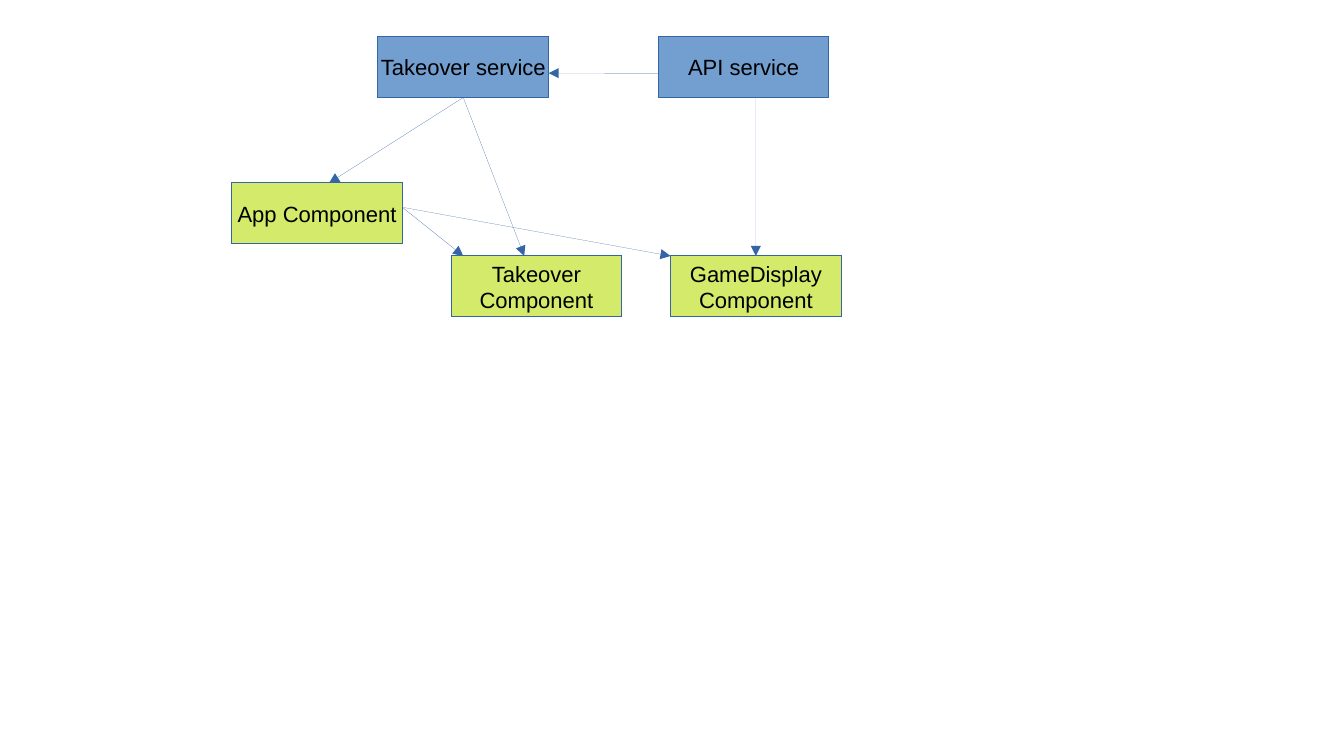
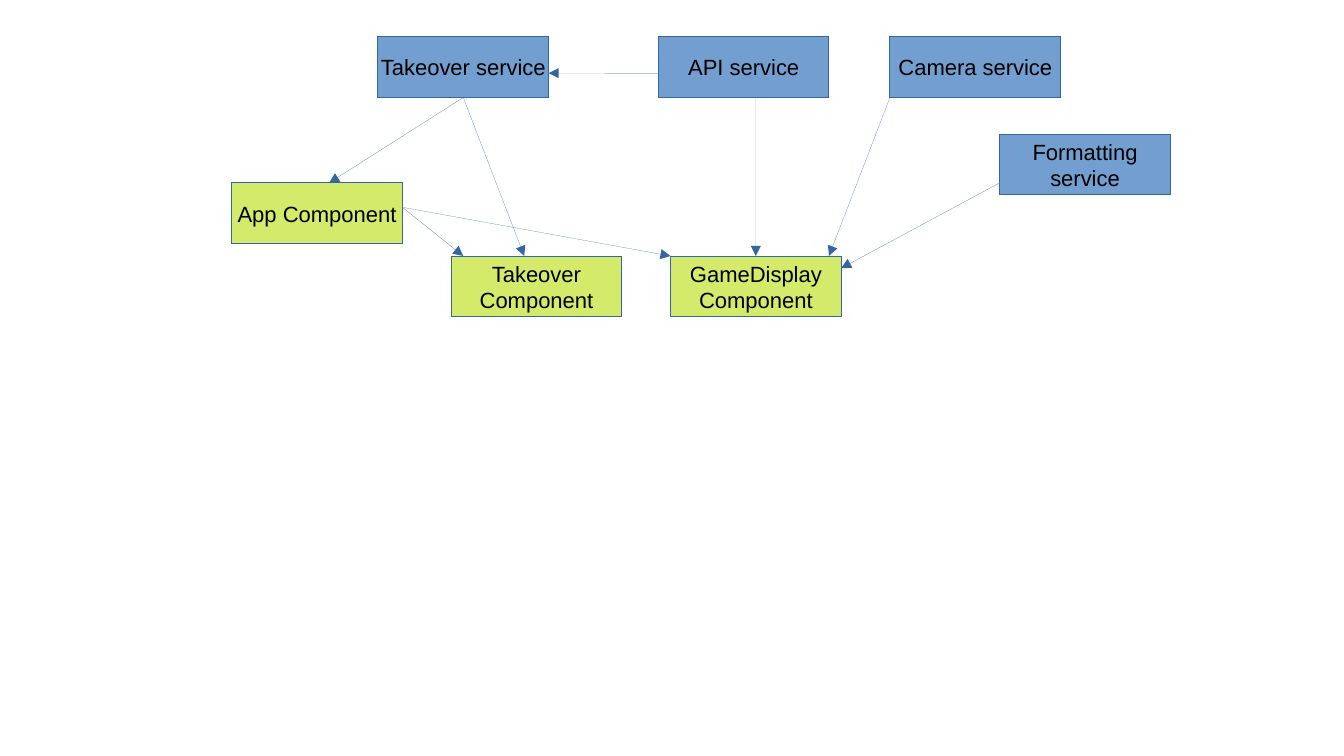
Before and after one commit to antantilope/Test-RTS, a slide deck: slide 1 of webapp/appclient/src/app/dependancy map.pptx. Drawn at 1344x756 pixels with LibreOffice and Linux fonts; fonts in the diff are those of the drawing. Boxes give left, top, right and bottom in pixels: in the first picture for what was removed or moved away, otherwise in the second. Text is boxed around its words. In the diff, an @@ line names an element or a change of style, - is before the commit and + after.

Commit message:
wip

```diff
--- a/webapp/appclient/src/app/dependancy map.pptx
+++ b/webapp/appclient/src/app/dependancy map.pptx
@@ rectangle added at [890, 37, 1061, 98], fill #729FCF, outline #3465A4 0.75 pt, 13 pt, text #000000 @@
+Camera service
@@ arrow added from (890, 98) to (829, 256), #3465A4 0.75 pt @@
@@ rectangle added at [1000, 134, 1171, 195], fill #729FCF, outline #3465A4 0.75 pt, 13 pt, text #000000 @@
+Formatting
+service
@@ arrow added from (1000, 183) to (842, 268), #3465A4 0.75 pt @@
```
